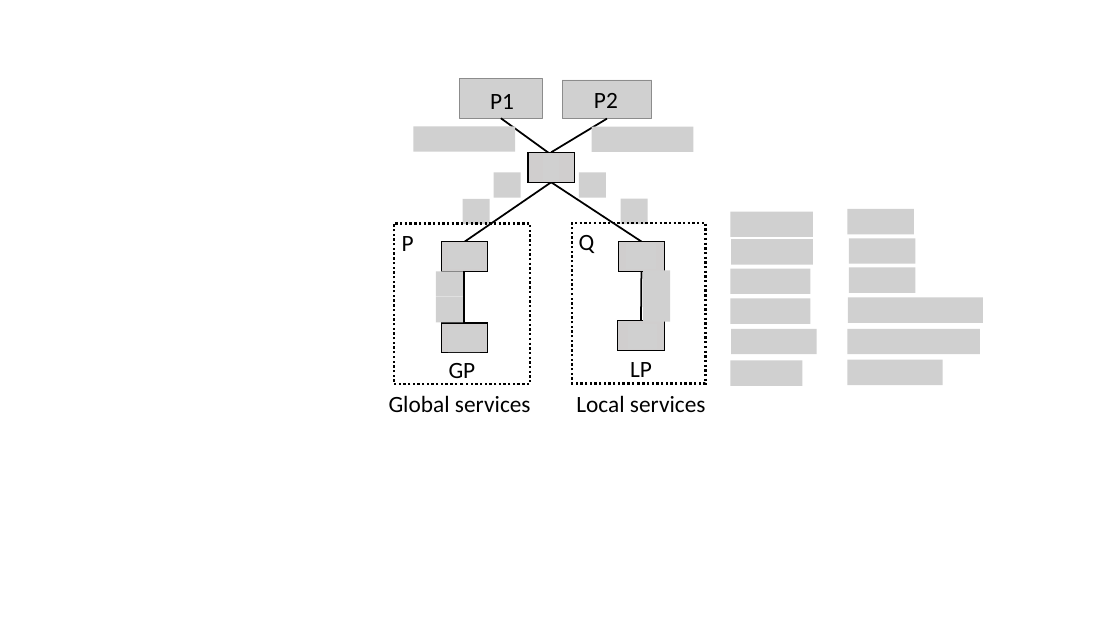
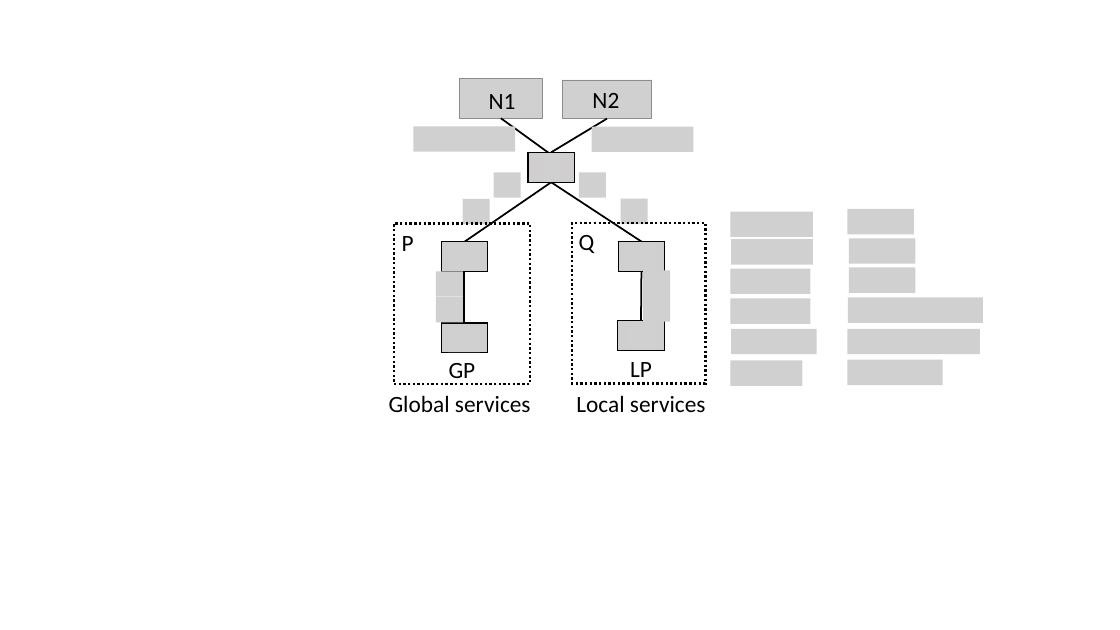
Before and after one commit to rabeckett/propane, a slide deck: slide 5 of paper/abstraction/figures/examples.pptx. Drawn at 1120x630 pixels with LibreOffice and Linux fonts; fonts in the diff are those of the drawing; grey boxes stand for pictures. Boxes give left, top, right and bottom in pixels: in the first picture for what was removed or moved away, otherwise in the second. Text is boxed around its words. In the diff, an @@ line names an element or a change of style, - is before the commit and + after.

```diff
--- a/paper/abstraction/figures/examples.pptx
+++ b/paper/abstraction/figures/examples.pptx
@@ text at box(489, 94, 516, 109): text changed @@
-P1
+N1
@@ text at box(592, 93, 619, 108): text changed @@
-P2
+N2
```
Also in this commit, not shown: 6 other slides changed, 9 other files.
